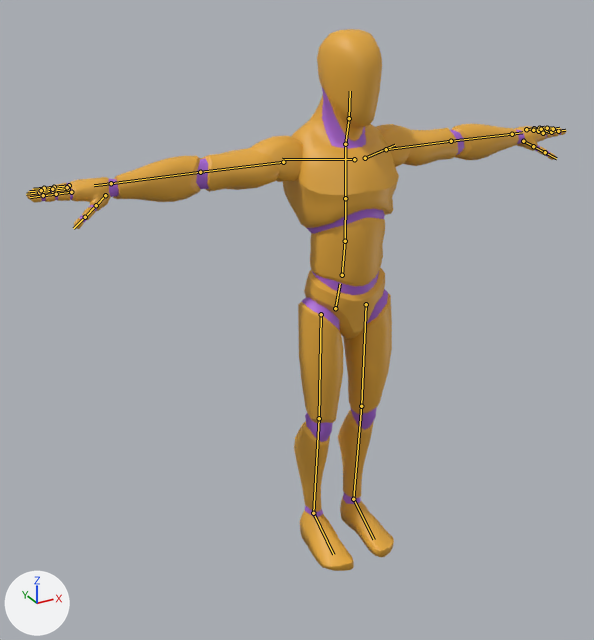
What one commit did to the glTF model 3d/jugador-a.glb.
One viewpoint serves both versions: a 50 mm camera at (-1.38, -2.18, 2.02) aimed at (-0.13, 0.08, 0.89). Arrows for +X, +Y and +Z are at lower left; the lights stay in place. The picture after the commit comes second. The bones that change, and the others that lie on the model, are drawn over the model as lines.

The first picture shows 'Mannequin'.
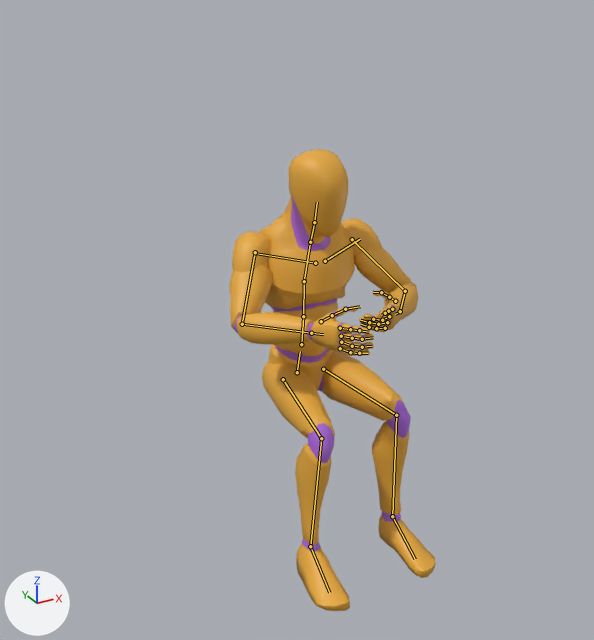
The newer file adds an action. The first version stands in its rest pose; the second is drawn at frame 47 of the action 'Sitting_Talking_Loop'.

What the commit changed:
Bone 'DEF-hips' (bone_def_hips) moves from (0.0, 0.0, 0.0) to (0.003, -0.434, -0.179).
Bone 'DEF-spine.002' (bone_def_spine_002) turns from (0, 0, 0) to (5, 0, 0) degrees about its own x, y and z.
Bone 'DEF-spine.003' (bone_def_spine_003) turns from (0, 0, 0) to (14, 0, 1) degrees about its own x, y and z.
Bone 'DEF-neck' (bone_def_neck) turns from (0, 0, 0) to (-9, 0, -1) degrees about its own x, y and z.
Bone 'DEF-head' (bone_def_head) turns from (0, 0, 0) to (5, 11, 3) degrees about its own x, y and z.
Bone 'DEF-shoulder.L' (bone_def_shoulder_l) turns from (0, 0, 0) to (-2, -1, -6) degrees about its own x, y and z.
Bone 'DEF-upper_arm.L' (bone_def_upper_arm_l) turns from (0, 0, 0) to (43, 11, -28) degrees about its own x, y and z.
Bone 'DEF-forearm.L' (bone_def_forearm_l) turns from (0, 0, 0) to (87, -9, 0) degrees about its own x, y and z.
Bone 'DEF-hand.L' (bone_def_hand_l) turns from (0, 0, 0) to (34, -63, -37) degrees about its own x, y and z.
Bone 'DEF-f_middle.01.L' (bone_def_f_middle_01_l) turns from (0, 0, 0) to (12, 1, -10) degrees about its own x, y and z.
Bone 'DEF-f_middle.02.L' (bone_def_f_middle_02_l) turns from (0, 0, 0) to (28, -3, 3) degrees about its own x, y and z.
Bone 'DEF-f_pinky.01.L' (bone_def_f_pinky_01_l) turns from (0, 0, 0) to (26, 1, -3) degrees about its own x, y and z.
Bone 'DEF-f_pinky.02.L' (bone_def_f_pinky_02_l) turns from (0, 0, 0) to (25, -4, 1) degrees about its own x, y and z.
Bone 'DEF-f_pinky.03.L' (bone_def_f_pinky_03_l) turns from (0, 0, 0) to (14, -1, 0) degrees about its own x, y and z.
Bone 'DEF-f_ring.01.L' (bone_def_f_ring_01_l) turns from (0, 0, 0) to (26, 2, -10) degrees about its own x, y and z.
Bone 'DEF-f_ring.02.L' (bone_def_f_ring_02_l) turns from (0, 0, 0) to (24, -2, 4) degrees about its own x, y and z.
Bone 'DEF-f_ring.03.L' (bone_def_f_ring_03_l) turns from (0, 0, 0) to (17, -1, -2) degrees about its own x, y and z.
Bone 'DEF-thumb.01.L' (bone_def_thumb_01_l) turns from (0, 0, 0) to (5, 0, -4) degrees about its own x, y and z.
Bone 'DEF-thumb.02.L' (bone_def_thumb_02_l) turns from (0, 0, 0) to (4, 1, -1) degrees about its own x, y and z.
Bone 'DEF-thumb.03.L' (bone_def_thumb_03_l) turns from (0, 0, 0) to (13, 4, -4) degrees about its own x, y and z.
Bone 'DEF-shoulder.R' (bone_def_shoulder_r) turns from (0, 0, 0) to (-3, 1, -6) degrees about its own x, y and z.
Bone 'DEF-upper_arm.R' (bone_def_upper_arm_r) turns from (0, 0, 0) to (54, -15, 30) degrees about its own x, y and z.
Bone 'DEF-forearm.R' (bone_def_forearm_r) turns from (0, 0, 0) to (79, 10, 0) degrees about its own x, y and z.
Bone 'DEF-hand.R' (bone_def_hand_r) turns from (0, 0, 0) to (-4, 46, -12) degrees about its own x, y and z.
Bone 'DEF-f_middle.02.R' (bone_def_f_middle_02_r) turns from (0, 0, 0) to (11, 0, 0) degrees about its own x, y and z.
Bone 'DEF-f_middle.03.R' (bone_def_f_middle_03_r) turns from (0, 0, 0) to (28, 0, 0) degrees about its own x, y and z.
Bone 'DEF-f_pinky.01.R' (bone_def_f_pinky_01_r) turns from (0, 0, 0) to (1, 0, 9) degrees about its own x, y and z.
Bone 'DEF-f_pinky.02.R' (bone_def_f_pinky_02_r) turns from (0, 0, 0) to (25, 2, -1) degrees about its own x, y and z.
Bone 'DEF-f_pinky.03.R' (bone_def_f_pinky_03_r) turns from (0, 0, 0) to (14, 1, 0) degrees about its own x, y and z.
Bone 'DEF-f_ring.01.R' (bone_def_f_ring_01_r) turns from (0, 0, 0) to (2, 0, 12) degrees about its own x, y and z.
Bone 'DEF-f_ring.02.R' (bone_def_f_ring_02_r) turns from (0, 0, 0) to (24, 4, -4) degrees about its own x, y and z.
Bone 'DEF-f_ring.03.R' (bone_def_f_ring_03_r) turns from (0, 0, 0) to (17, 1, 2) degrees about its own x, y and z.
Bone 'DEF-thumb.02.R' (bone_def_thumb_02_r) turns from (0, 0, 0) to (4, -1, 1) degrees about its own x, y and z.
Bone 'DEF-thumb.03.R' (bone_def_thumb_03_r) turns from (0, 0, 0) to (13, -4, 4) degrees about its own x, y and z.
Bone 'DEF-thigh.L' (bone_def_thigh_l) turns from (0, 0, 0) to (-85, -9, -10) degrees about its own x, y and z.
Bone 'DEF-shin.L' (bone_def_shin_l) turns from (0, 0, 0) to (80, -11, 1) degrees about its own x, y and z.
Bone 'DEF-foot.L' (bone_def_foot_l) turns from (0, 0, 0) to (7, 5, 9) degrees about its own x, y and z.
Bone 'DEF-thigh.R' (bone_def_thigh_r) turns from (0, 0, 0) to (-85, 8, 9) degrees about its own x, y and z.
Bone 'DEF-shin.R' (bone_def_shin_r) turns from (0, 0, 0) to (79, 3, 0) degrees about its own x, y and z.
Bone 'DEF-foot.R' (bone_def_foot_r) turns from (0, 0, 0) to (7, 3, -7) degrees about its own x, y and z.

Location of each change, (x1, y1, x2, y2) in pixels of the pictures (594 x 640 px):
'Mannequin', posed (62% narrower, 15% shorter): before (27, 29, 567, 571); after (229, 149, 435, 611)
bone 'DEF-hips', root to tip: before (335, 308) to (340, 283); after (297, 372) to (300, 351)
bone 'DEF-spine.002', root to tip: before (345, 241) to (345, 198); after (303, 316) to (304, 281)
bone 'DEF-spine.003', root to tip: before (345, 198) to (345, 147); after (304, 281) to (310, 244)
bone 'DEF-neck', root to tip: before (345, 144) to (349, 118); after (310, 242) to (314, 222)
bone 'DEF-head', root to tip: before (349, 118) to (350, 91); after (314, 222) to (317, 202)
bone 'DEF-shoulder.L', root to tip: before (365, 158) to (395, 145); after (325, 261) to (360, 239)
bone 'DEF-upper_arm.L', root to tip: before (386, 149) to (451, 141); after (352, 239) to (405, 291)
bone 'DEF-forearm.L', root to tip: before (451, 141) to (512, 134); after (405, 291) to (400, 311)
bone 'DEF-hand.L', root to tip: before (512, 134) to (522, 132); after (400, 311) to (395, 314)
bone 'DEF-f_middle.01.L', root to tip: before (538, 131) to (546, 130); after (389, 316) to (382, 320)
bone 'DEF-f_middle.02.L', root to tip: before (546, 130) to (553, 129); after (382, 320) to (373, 319)
bone 'DEF-f_pinky.01.L', root to tip: before (526, 129) to (534, 128); after (385, 328) to (376, 328)
bone 'DEF-f_pinky.02.L', root to tip: before (534, 128) to (539, 128); after (376, 328) to (369, 327)
bone 'DEF-f_pinky.03.L', root to tip: before (539, 128) to (544, 127); after (369, 327) to (361, 324)
bone 'DEF-f_ring.01.L', root to tip: before (533, 130) to (541, 129); after (387, 322) to (378, 324)
bone 'DEF-f_ring.02.L', root to tip: before (541, 129) to (547, 128); after (378, 324) to (369, 322)
bone 'DEF-f_ring.03.L', root to tip: before (547, 128) to (553, 127); after (369, 322) to (360, 320)
bone 'DEF-thumb.01.L', root to tip: before (523, 141) to (533, 146); after (395, 301) to (389, 297)
bone 'DEF-thumb.02.L', root to tip: before (533, 146) to (545, 152); after (389, 297) to (381, 292)
bone 'DEF-thumb.03.L', root to tip: before (545, 152) to (556, 158); after (381, 292) to (373, 292)
bone 'DEF-shoulder.R', root to tip: before (354, 159) to (282, 159); after (315, 263) to (253, 253)
bone 'DEF-upper_arm.R', root to tip: before (283, 162) to (200, 172); after (255, 252) to (242, 324)
bone 'DEF-forearm.R', root to tip: before (200, 172) to (111, 183); after (242, 324) to (311, 333)
bone 'DEF-hand.R', root to tip: before (111, 183) to (94, 185); after (311, 333) to (323, 334)
bone 'DEF-f_middle.02.R', root to tip: before (52, 191) to (39, 192); after (352, 338) to (362, 339)
bone 'DEF-f_middle.03.R', root to tip: before (39, 192) to (26, 194); after (362, 339) to (373, 337)
bone 'DEF-f_pinky.01.R', root to tip: before (69, 185) to (54, 187); after (340, 348) to (350, 352)
bone 'DEF-f_pinky.02.R', root to tip: before (54, 187) to (44, 188); after (350, 352) to (359, 353)
bone 'DEF-f_pinky.03.R', root to tip: before (44, 188) to (33, 189); after (359, 353) to (368, 353)
bone 'DEF-f_ring.01.R', root to tip: before (67, 187) to (52, 189); after (341, 342) to (352, 346)
bone 'DEF-f_ring.02.R', root to tip: before (52, 189) to (41, 190); after (352, 346) to (362, 347)
bone 'DEF-f_ring.03.R', root to tip: before (41, 190) to (29, 191); after (362, 347) to (372, 346)
bone 'DEF-thumb.02.R', root to tip: before (96, 205) to (85, 217); after (332, 315) to (345, 309)
bone 'DEF-thumb.03.R', root to tip: before (85, 217) to (73, 228); after (345, 309) to (360, 306)
bone 'DEF-thigh.L', root to tip: before (366, 304) to (361, 406); after (323, 369) to (396, 415)
bone 'DEF-shin.L', root to tip: before (361, 406) to (353, 499); after (396, 415) to (392, 516)
bone 'DEF-foot.L', root to tip: before (353, 499) to (374, 539); after (392, 516) to (415, 559)
bone 'DEF-thigh.R', root to tip: before (321, 314) to (319, 418); after (283, 379) to (321, 438)
bone 'DEF-shin.R', root to tip: before (319, 418) to (313, 513); after (321, 438) to (310, 546)
bone 'DEF-foot.R', root to tip: before (313, 513) to (333, 554); after (310, 546) to (329, 592)
